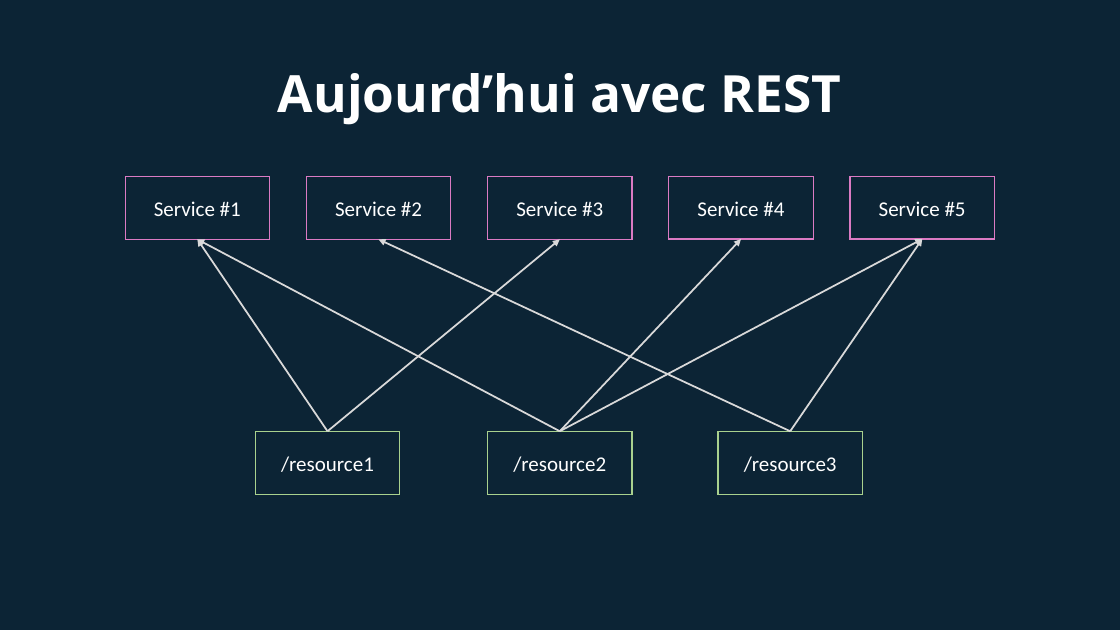
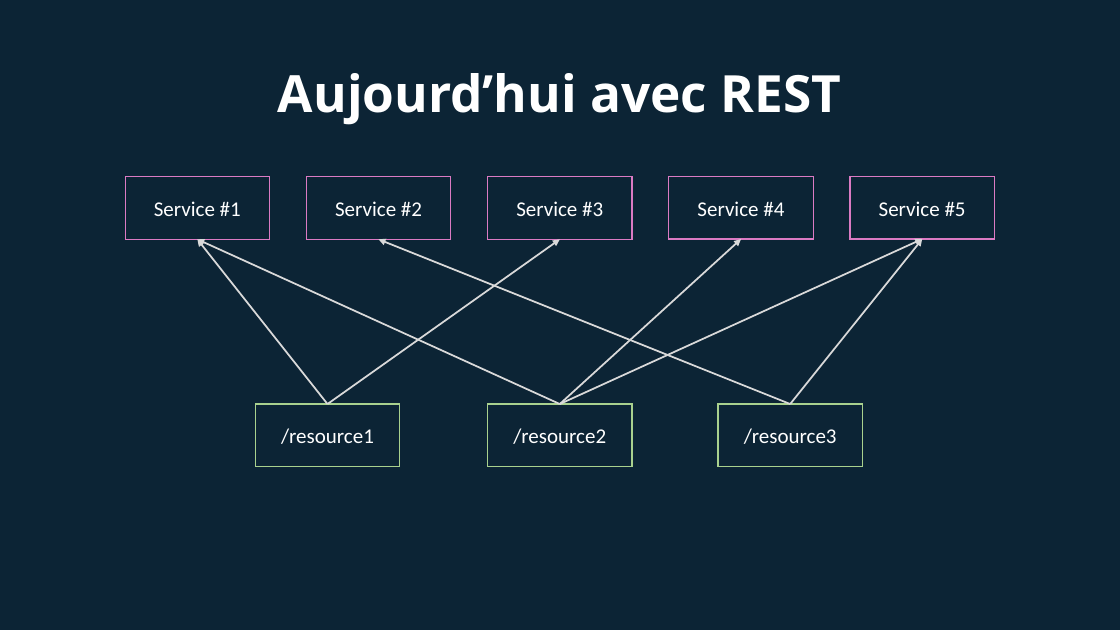
Before and after one commit to tsunammis/graphql-the-new-age-of-api, a slide deck: slide 6 of introduction-graphql.pptx. Drawn at 1120x630 pixels with LibreOffice and Linux fonts; fonts in the diff are those of the drawing. Boxes give left, top, right and bottom in pixels: in the first picture for what was removed or moved away, otherwise in the second. Text is boxed around its words. In the diff, an @@ line names an element or a change of style, - is before the commit and + after.

```diff
--- a/introduction-graphql.pptx
+++ b/introduction-graphql.pptx
@@ arrow moved from (560, 431) - (197, 239) to (560, 404) - (197, 239) @@
@@ arrow moved from (328, 431) - (197, 239) to (328, 404) - (197, 239) @@
@@ arrow moved from (328, 431) - (560, 239) to (328, 404) - (560, 239) @@
@@ arrow moved from (791, 431) - (379, 239) to (791, 404) - (379, 239) @@
@@ arrow moved from (560, 431) - (923, 239) to (560, 404) - (923, 239) @@
@@ arrow moved from (560, 431) - (741, 239) to (560, 404) - (741, 239) @@
@@ arrow moved from (791, 431) - (923, 239) to (791, 404) - (923, 239) @@
@@ 3 rectangles: place and size @@
-3 rectangles at [255, 431, 863, 494]
+3 rectangles at [255, 404, 863, 467]
```
Also in this commit, not shown: 5 other slides changed, 1 slide removed.
